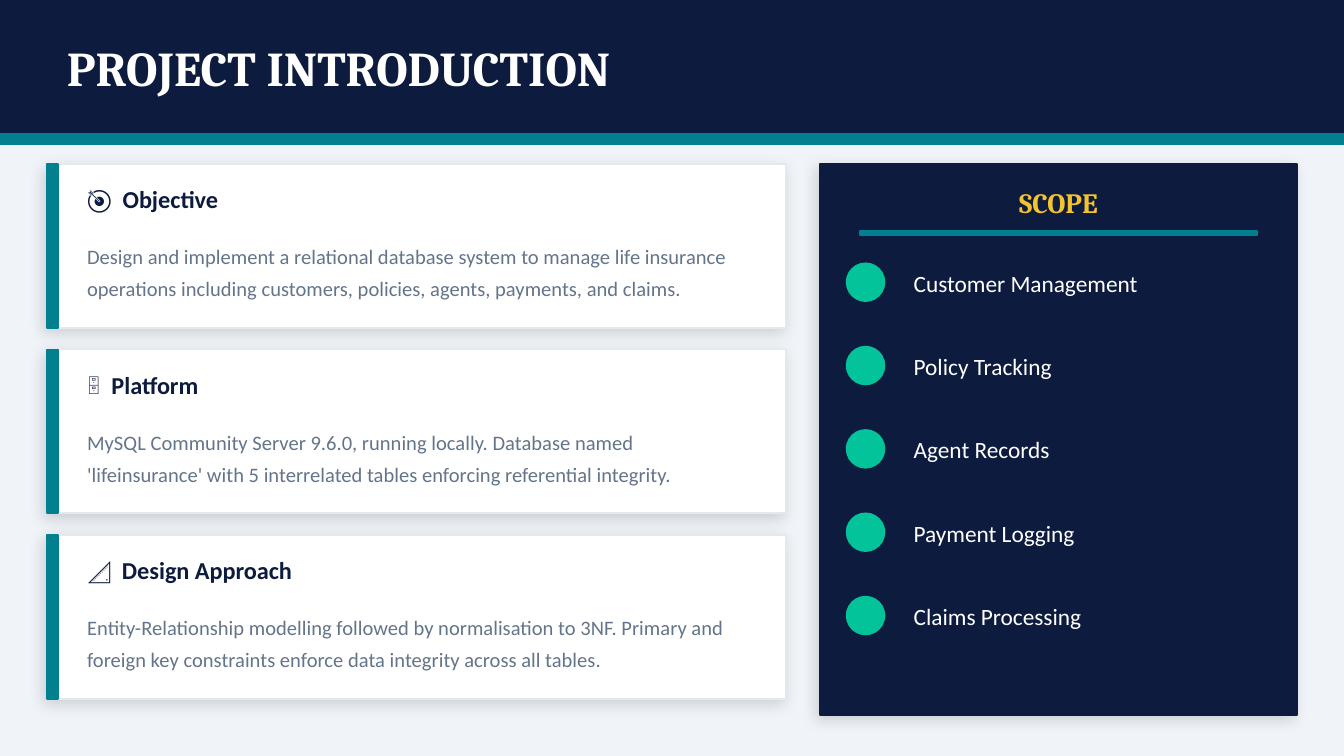
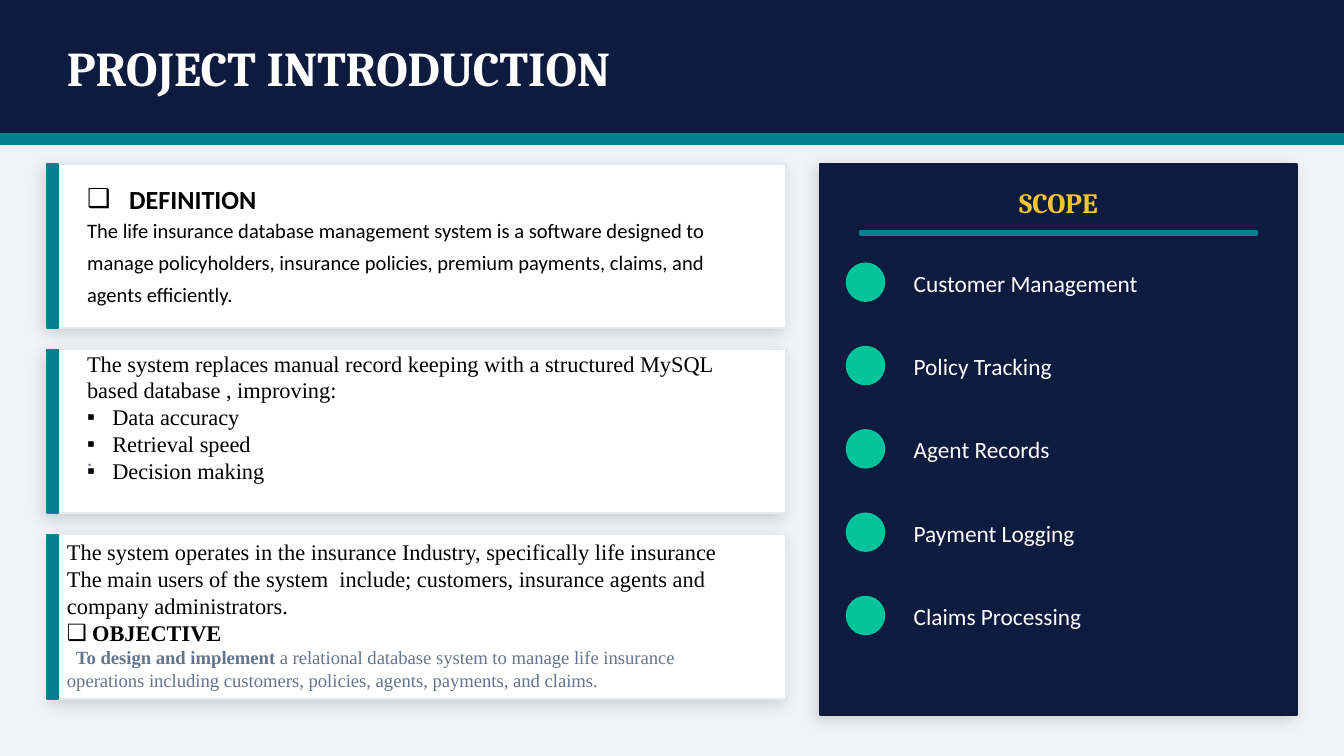
Before and after one commit to 2025bcs152-chris/Life-Insurance-Management-System, a slide deck: slide 2 of LIFE INSURANCE DATABASE PRESENTATION.pptx. Drawn at 1344x756 pixels with LibreOffice and Linux fonts; fonts in the diff are those of the drawing. Boxes give left, top, right and bottom in pixels: in the first picture for what was removed or moved away, otherwise in the second. Text is boxed around its words. In the diff, an @@ line names an element or a change of style, - is before the commit and + after.

```diff
--- a/LIFE INSURANCE DATABASE PRESENTATION.pptx
+++ b/LIFE INSURANCE DATABASE PRESENTATION.pptx
@@ text at (129,192,256,209): text changed; size 13 to 14 pt; text colour #0D1B3E to #000000 @@
-🎯 Objective
+❑ DEFINITION
@@ text at (87,223,703,306): text changed; text colour #64748B to #000000 @@
-Design and implement a relational database system to manage life insurance operations including customers, policies, agents, payments, and claims.
+The life insurance database management system is a software designed to manage policyholders, insurance policies, premium payments, claims, and agents efficiently.
@@ text at (87,356,713,484): text changed; size 13 to 12 pt; font Calibri to Times New Roman; text colour #0D1B3E to #000000; bold off @@
-🗄️ Platform
+The system replaces manual record keeping with a structured MySQL based database , improving:
+▪ Data accuracy
+▪ Retrieval speed
+▪ Decision making
@@ text at (87,436,671,486): text changed @@
-MySQL Community Server 9.6.0, running locally. Database named 'lifeinsurance' with 5 interrelated tables enforcing referential integrity.
+.
@@ rectangle: place and size @@
-rectangle at (47,535,786,699)
+rectangle at (54,535,786,699)
@@ text at (67,544,716,691): text changed; size 13 to 12 pt; font Calibri to Times New Roman; text colour #0D1B3E to #000000; bold off @@
-📐 Design Approach
+The system operates in the insurance Industry, specifically life insurance
+The main users of the system include; customers, insurance agents and company administrators.
+❑ OBJECTIVE
+To design and implement a relational database system to manage life insurance operations including customers, policies, agents, payments, and claims.
@@ text removed at (87,621,722,671) @@
-Entity-Relationship modelling followed by normalisation to 3NF. Primary and foreign key constraints enforce data integrity across all tables.
```
Also in this commit, not shown: 1 other slide changed, 1 slide added.
